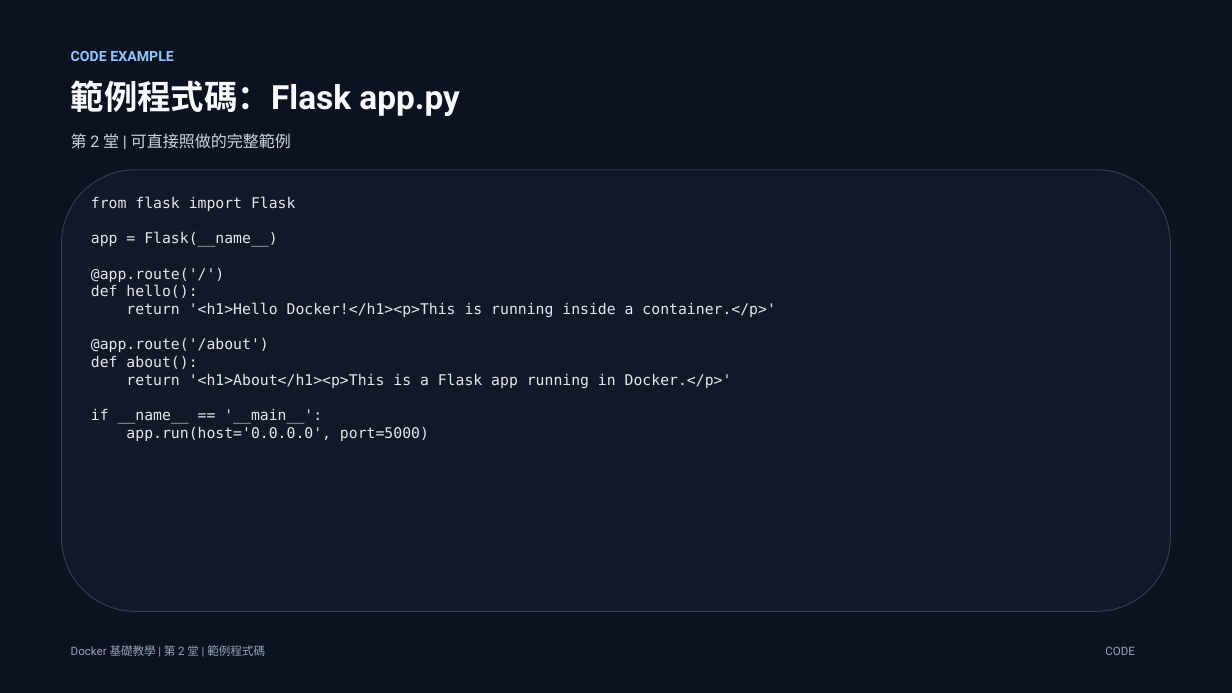
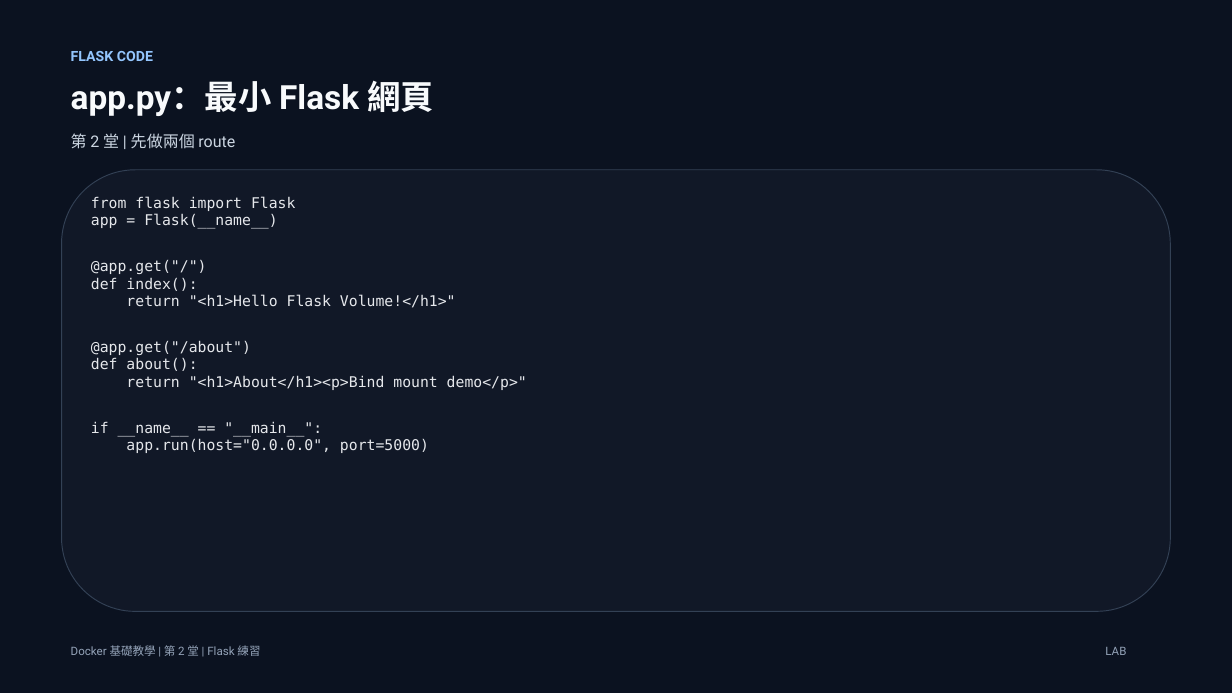
Before and after one commit to lalalalaluk/docker-practice, a slide deck: slide 37 of slides/docker-session2-flask-volume.pptx (slide 25 before the commit). Drawn at 1232x693 pixels with LibreOffice and Linux fonts; fonts in the diff are those of the drawing. Boxes give left, top, right and bottom in pixels: in the first picture for what was removed or moved away, otherwise in the second. Text is boxed around its words. In the diff, an @@ line names an element or a change of style, - is before the commit and + after.

```diff
--- a/slides/docker-session2-flask-volume.pptx
+++ b/slides/docker-session2-flask-volume.pptx
@@ text at [71, 51, 153, 61]: text changed @@
-CODE EXAMPLE
+FLASK CODE
@@ text at [71, 80, 435, 116]: text changed @@
-範例程式碼：Flask app.py
+app.py：最小 Flask 網頁
@@ text at [71, 133, 235, 149]: text changed @@
-第 2 堂 | 可直接照做的完整範例
+第 2 堂 | 先做兩個 route
@@ text at [91, 260, 456, 355]: text changed @@
-@app.route('/')
-def hello():
-return '<h1>Hello Docker!</h1><p>This is running inside a container.</p>'
-@app.route('/about')
+@app.get("/")
+def index():
+return "<h1>Hello Flask Volume!</h1>"
+@app.get("/about")
@@ text at [91, 375, 527, 453]: text changed @@
-return '<h1>About</h1><p>This is a Flask app running in Docker.</p>'
-if __name__ == '__main__':
-app.run(host='0.0.0.0', port=5000)
+return "<h1>About</h1><p>Bind mount demo</p>"
+if __name__ == "__main__":
+app.run(host="0.0.0.0", port=5000)
@@ text at [71, 645, 260, 656]: text changed @@
-Docker 基礎教學 | 第 2 堂 | 範例程式碼
+Docker 基礎教學 | 第 2 堂 | Flask 練習
@@ text at [1105, 647, 1126, 655]: text changed @@
-CODE
+LAB
```
Also in this commit, not shown: 38 other slides changed, 3 slides added, 3 slides removed, 4 other files.
